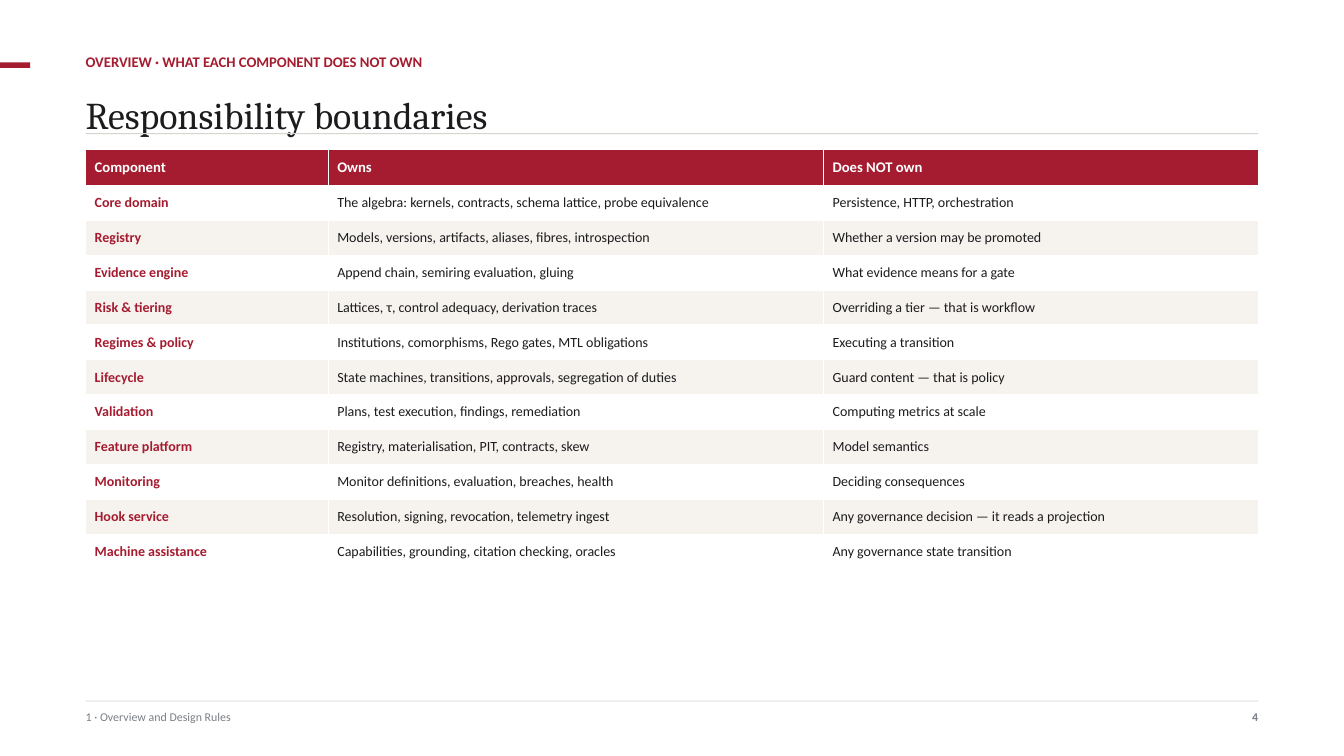
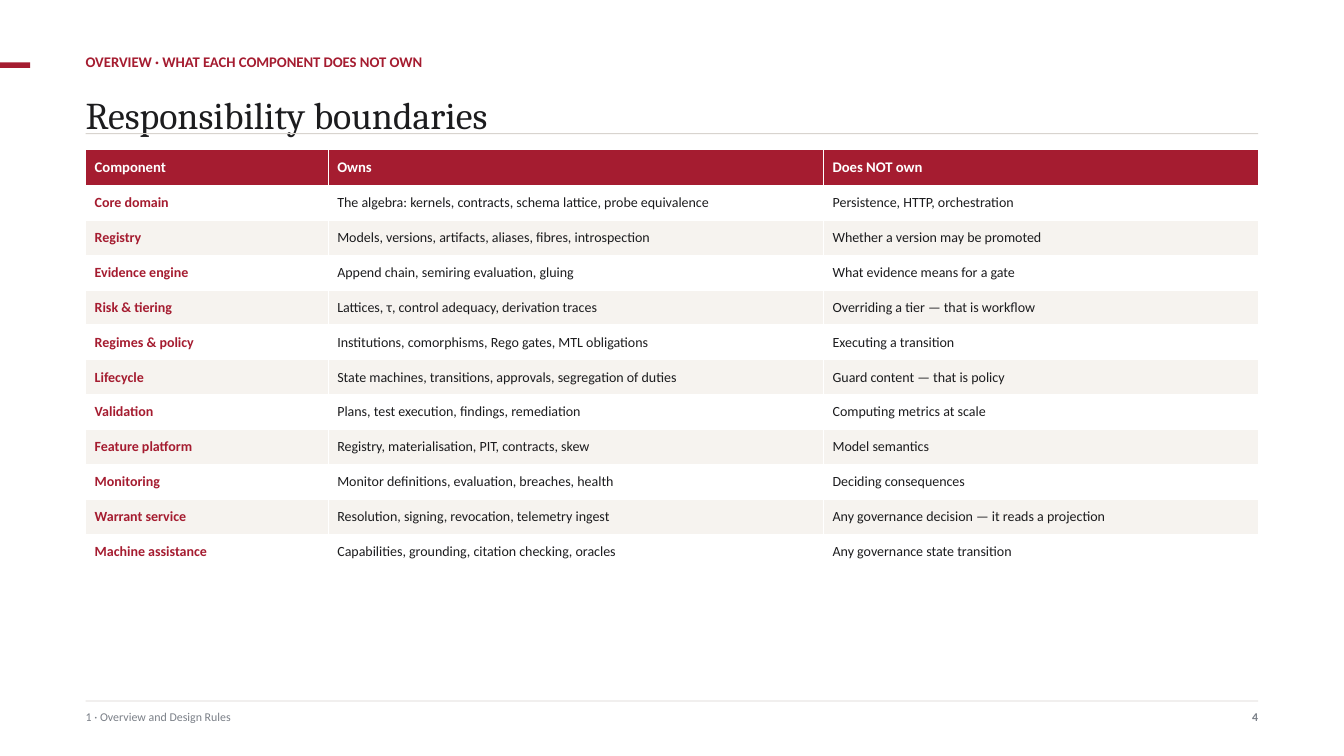
Before and after one commit to ajsinha/maya, a slide deck: slide 5 of docs/MAYA-System-Design.pptx. Drawn at 1344x756 pixels with LibreOffice and Linux fonts; fonts in the diff are those of the drawing. Boxes give left, top, right and bottom in pixels: in the first picture for what was removed or moved away, otherwise in the second. Text is boxed around its words. In the diff, an @@ line names an element or a change of style, - is before the commit and + after.

```diff
--- a/docs/MAYA-System-Design.pptx
+++ b/docs/MAYA-System-Design.pptx
@@ table at bbox=[86, 149, 1258, 570] @@
-row 11, column 1: Hook service
+row 11, column 1: Warrant service
```
Also in this commit, not shown: 25 other slides changed, 3 slides added, 2 other files.
